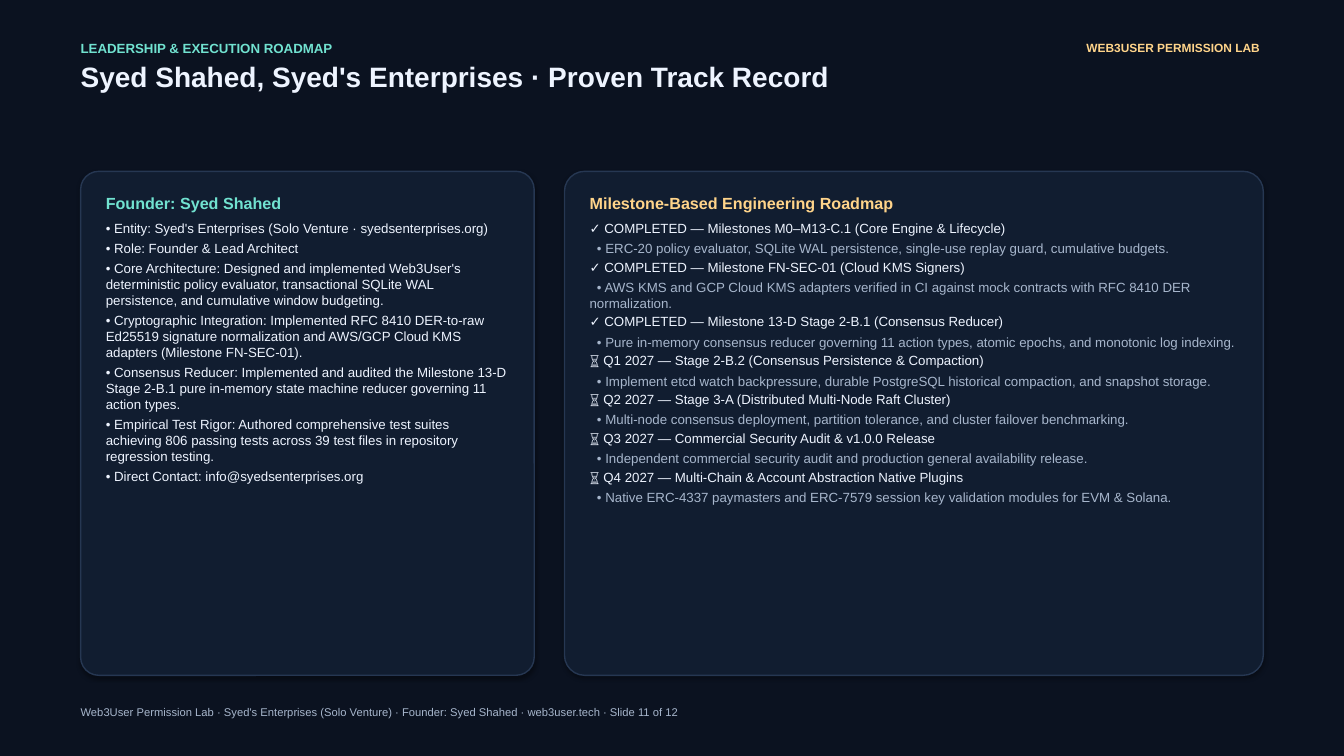
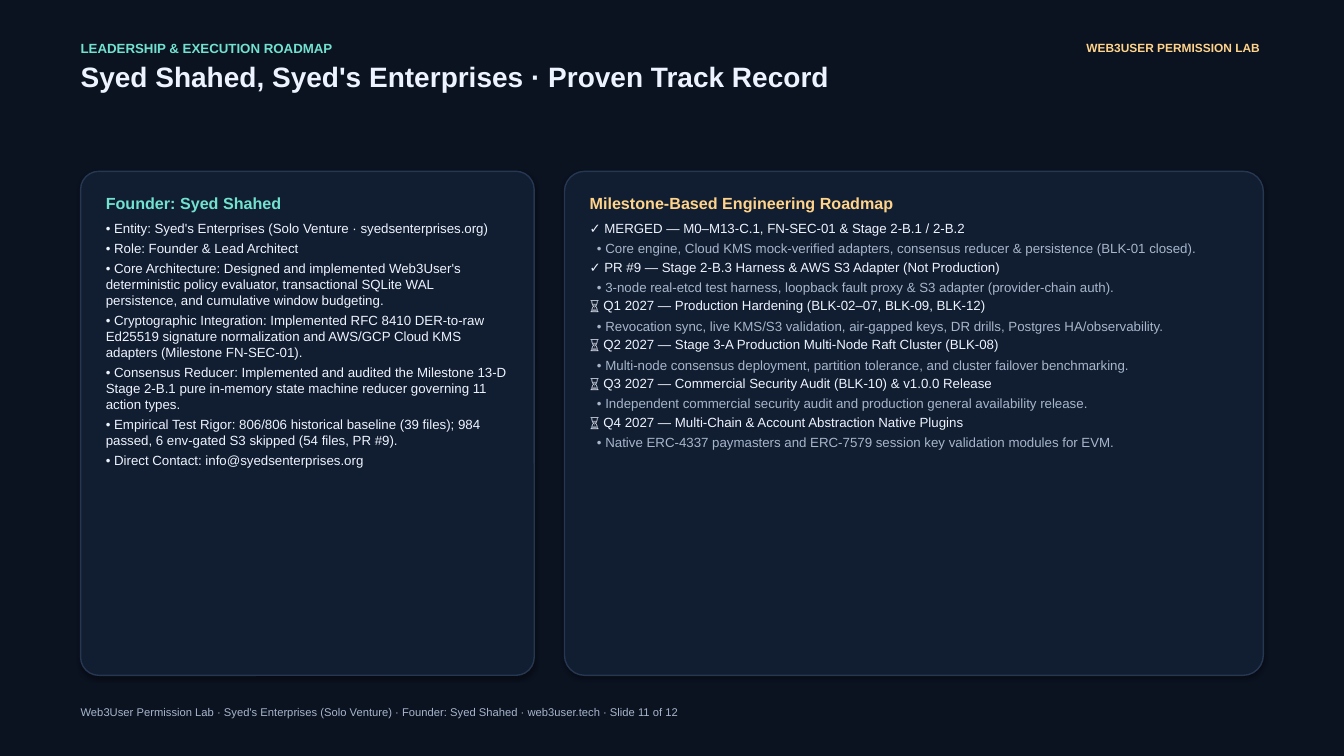
Before and after one commit to syedsenterprises/Web3User-Permission-Lab, a slide deck: slide 11 of funding/application/Web3User-TECH-Funding-Pitch-Deck.pptx. Drawn at 1344x756 pixels with LibreOffice and Linux fonts; fonts in the diff are those of the drawing. Boxes give left, top, right and bottom in pixels: in the first picture for what was removed or moved away, otherwise in the second. Text is boxed around its words. In the diff, an @@ line names an element or a change of style, - is before the commit and + after.

Commit message:
docs(funding): reconcile test metrics, roadmap status, and primary-source citations

```diff
--- a/funding/application/Web3User-TECH-Funding-Pitch-Deck.pptx
+++ b/funding/application/Web3User-TECH-Funding-Pitch-Deck.pptx
@@ text at <box>603,223,1195,352</box>: text changed @@
-✓ COMPLETED — Milestones M0–M13-C.1 (Core Engine & Lifecycle)
-• ERC-20 policy evaluator, SQLite WAL persistence, single-use replay guard, cumulative budgets.
-✓ COMPLETED — Milestone FN-SEC-01 (Cloud KMS Signers)
-• AWS KMS and GCP Cloud KMS adapters verified in CI against mock contracts with RFC 8410 DER normalization.
-✓ COMPLETED — Milestone 13-D Stage 2-B.1 (Consensus Reducer)
-• Pure in-memory consensus reducer governing 11 action types, atomic epochs, and monotonic log indexing.
-⏳ Q1 2027 — Stage 2-B.2 (Consensus Persistence & Compaction)
-• Implement etcd watch backpressure, durable PostgreSQL historical compaction, and snapshot storage.
-⏳ Q2 2027 — Stage 3-A (Distributed Multi-Node Raft Cluster)
+✓ MERGED — M0–M13-C.1, FN-SEC-01 & Stage 2-B.1 / 2-B.2
+• Core engine, Cloud KMS mock-verified adapters, consensus reducer & persistence (BLK-01 closed).
+✓ PR #9 — Stage 2-B.3 Harness & AWS S3 Adapter (Not Production)
+• 3-node real-etcd test harness, loopback fault proxy & S3 adapter (provider-chain auth).
+⏳ Q1 2027 — Production Hardening (BLK-02–07, BLK-09, BLK-12)
+• Revocation sync, live KMS/S3 validation, air-gapped keys, DR drills, Postgres HA/observability.
+⏳ Q2 2027 — Stage 3-A Production Multi-Node Raft Cluster (BLK-08)
@@ text at <box>603,378,992,391</box>: text changed @@
-⏳ Q3 2027 — Commercial Security Audit & v1.0.0 Release
+⏳ Q3 2027 — Commercial Security Audit (BLK-10) & v1.0.0 Release
@@ text at <box>106,419,480,448</box>: text changed @@
-• Empirical Test Rigor: Authored comprehensive test suites achieving 806 passing tests across 39 test files in repository regression testing.
+• Empirical Test Rigor: 806/806 historical baseline (39 files); 984 passed, 6 env-gated S3 skipped (54 files, PR #9).
@@ text at <box>605,437,1113,450</box>: text changed @@
-• Native ERC-4337 paymasters and ERC-7579 session key validation modules for EVM & Solana.
+• Native ERC-4337 paymasters and ERC-7579 session key validation modules for EVM.
```
Also in this commit, not shown: 5 other slides changed, 12 other files.
